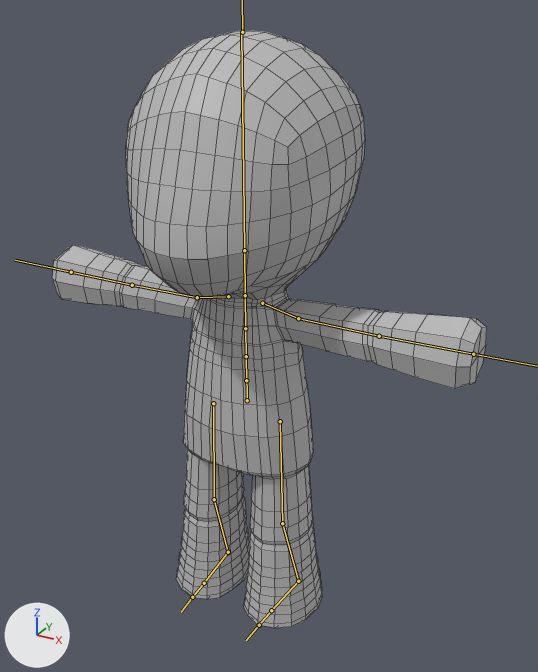
Two versions of the FBX model Assets/Meshes/Character/Dummy/Dummy_jogging_fixed_Animation.fbx, one commit apart.
Rendered twice from a 50 mm lens placed at (1.76, -2.96, 3.11), pointed at (0.09, 0.08, 1.59). The lights are fixed; the arrows at lower left show +X, +Y and +Z. The bones that bend it are drawn over the model as lines. Mesh edges are drawn as thin lines.

In view in the first picture: 'Character_Mesh'.
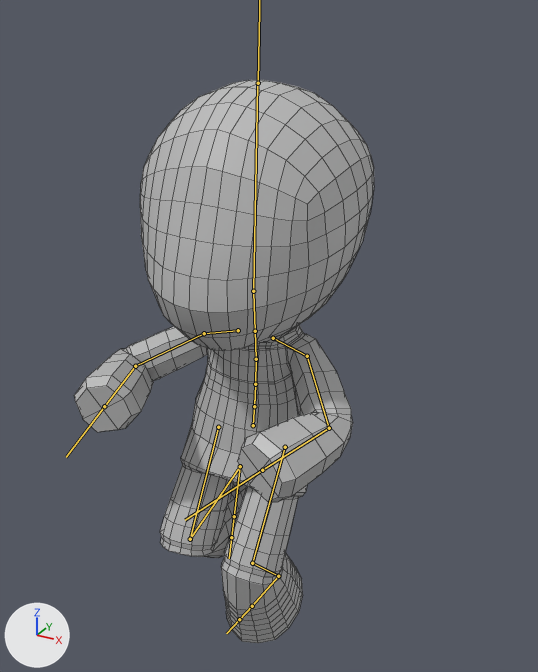
The newer file adds an action. The first version stands in its rest pose; the second is drawn at frame 12 of the action 'jogging_fixed_Animation'.

What differs and where, as boxes [x1, y1, x2, y2] in the pictures (538 x 672 px):
'Character_Mesh', posed (31% narrower)
    before: [52, 30, 487, 628]
    after: [74, 80, 374, 643]
bone 'mixamorig:Hips', root to tip
    before: (247, 400) to (246, 369)
    after: (253, 425) to (255, 396)
bone 'mixamorig:Spine', root to tip
    before: (246, 380) to (246, 356)
    after: (254, 406) to (255, 384)
bone 'mixamorig:Spine1', root to tip
    before: (246, 356) to (245, 328)
    after: (255, 384) to (256, 359)
bone 'mixamorig:Spine2', root to tip
    before: (245, 328) to (245, 295)
    after: (256, 359) to (255, 330)
bone 'mixamorig:Head', root to tip
    before: (244, 250) to (241, 32)
    after: (253, 291) to (257, 83)
bone 'mixamorig:LeftShoulder', root to tip
    before: (262, 303) to (298, 318)
    after: (273, 338) to (307, 356)
bone 'mixamorig:LeftArm', root to tip
    before: (298, 318) to (379, 336)
    after: (307, 356) to (329, 428)
bone 'mixamorig:LeftForeArm', root to tip
    before: (379, 336) to (473, 354)
    after: (329, 428) to (262, 470)
bone 'mixamorig:RightShoulder', root to tip
    before: (228, 296) to (197, 297)
    after: (238, 330) to (204, 333)
bone 'mixamorig:RightArm', root to tip
    before: (197, 297) to (132, 285)
    after: (204, 333) to (135, 366)
bone 'mixamorig:RightForeArm', root to tip
    before: (132, 285) to (71, 272)
    after: (135, 366) to (104, 406)
bone 'mixamorig:LeftUpLeg', root to tip
    before: (280, 421) to (282, 523)
    after: (285, 447) to (252, 563)
bone 'mixamorig:LeftLeg', root to tip
    before: (282, 523) to (298, 581)
    after: (252, 563) to (278, 576)
bone 'mixamorig:RightUpLeg', root to tip
    before: (213, 403) to (214, 499)
    after: (218, 427) to (190, 539)
bone 'mixamorig:RightLeg', root to tip
    before: (214, 499) to (228, 552)
    after: (190, 539) to (240, 466)

The change in detail:
Bone 'mixamorig:Hips' (bone_mixamorig_hips) moves from (0.0, 0.0, 0.0) to (-1.1, -19.5, -7.9).
Bone 'mixamorig:Hips' (bone_mixamorig_hips) turns from (0, 0, 0) to (-3, 4, -3) degrees about its own x, y and z.
Bone 'mixamorig:Spine' (bone_mixamorig_spine) turns from (0, 0, 0) to (2, 1, -1) degrees about its own x, y and z.
Bone 'mixamorig:Spine1' (bone_mixamorig_spine1) turns from (0, 0, 0) to (5, 1, 0) degrees about its own x, y and z.
Bone 'mixamorig:Spine2' (bone_mixamorig_spine2) turns from (0, 0, 0) to (5, 1, 0) degrees about its own x, y and z.
Bone 'mixamorig:Head' (bone_mixamorig_head) turns from (0, 0, 0) to (-9, -2, 1) degrees about its own x, y and z.
Bone 'mixamorig:LeftShoulder' (bone_mixamorig_leftshoulder) turns from (0, 0, 0) to (2, 3, 7) degrees about its own x, y and z.
Bone 'mixamorig:LeftArm' (bone_mixamorig_leftarm) turns from (0, 0, 0) to (17, -10, 43) degrees about its own x, y and z.
Bone 'mixamorig:LeftForeArm' (bone_mixamorig_leftforearm) turns from (0, 0, 0) to (-3, -7, 63) degrees about its own x, y and z.
Bone 'mixamorig:RightShoulder' (bone_mixamorig_rightshoulder) turns from (0, 0, 0) to (4, -4, -7) degrees about its own x, y and z.
Bone 'mixamorig:RightArm' (bone_mixamorig_rightarm) turns from (0, 0, 0) to (21, 9, -17) degrees about its own x, y and z.
Bone 'mixamorig:RightForeArm' (bone_mixamorig_rightforearm) turns from (0, 0, 0) to (-5, 8, -79) degrees about its own x, y and z.
Bone 'mixamorig:LeftUpLeg' (bone_mixamorig_leftupleg) turns from (0, 0, 0) to (29, -3, -5) degrees about its own x, y and z.
Bone 'mixamorig:LeftLeg' (bone_mixamorig_leftleg) turns from (0, 0, 0) to (-58, 6, 1) degrees about its own x, y and z.
Bone 'mixamorig:RightUpLeg' (bone_mixamorig_rightupleg) turns from (0, 0, 0) to (28, 13, 9) degrees about its own x, y and z.
Bone 'mixamorig:RightLeg' (bone_mixamorig_rightleg) turns from (0, 0, 0) to (-121, -7, -1) degrees about its own x, y and z.
